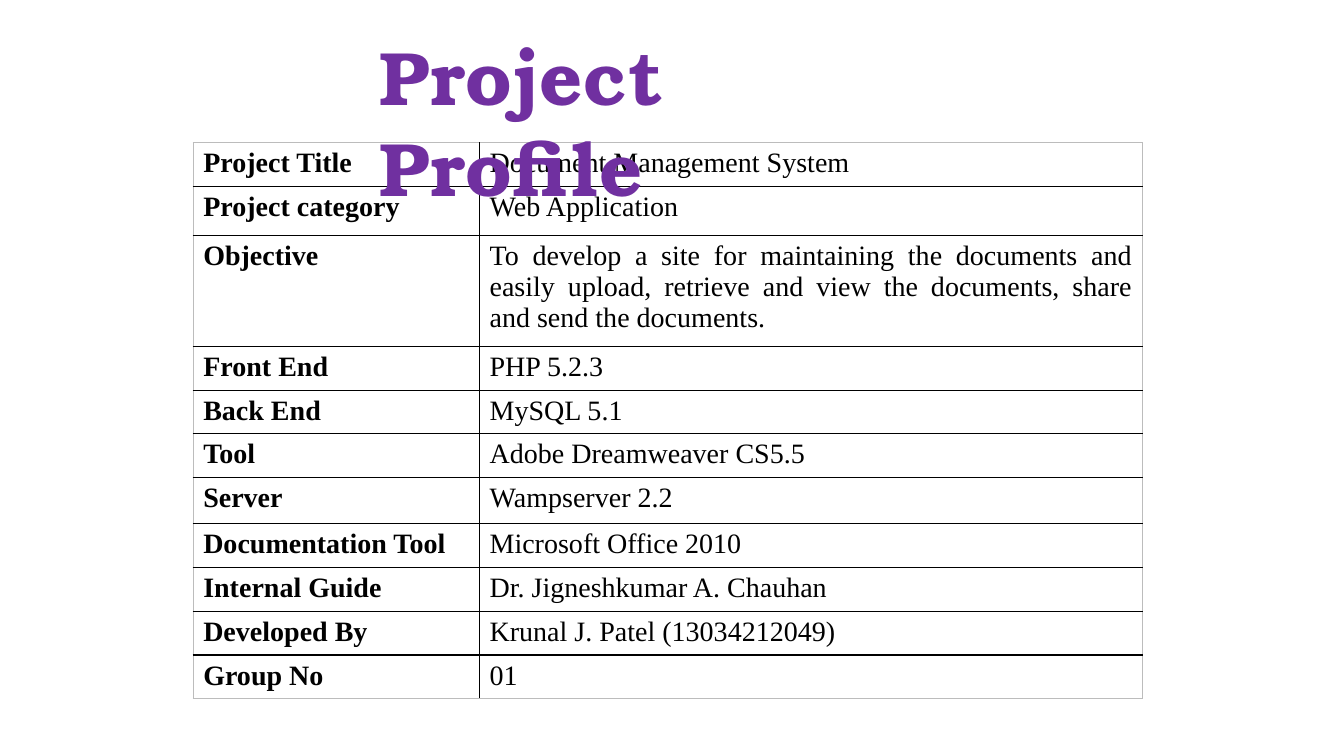
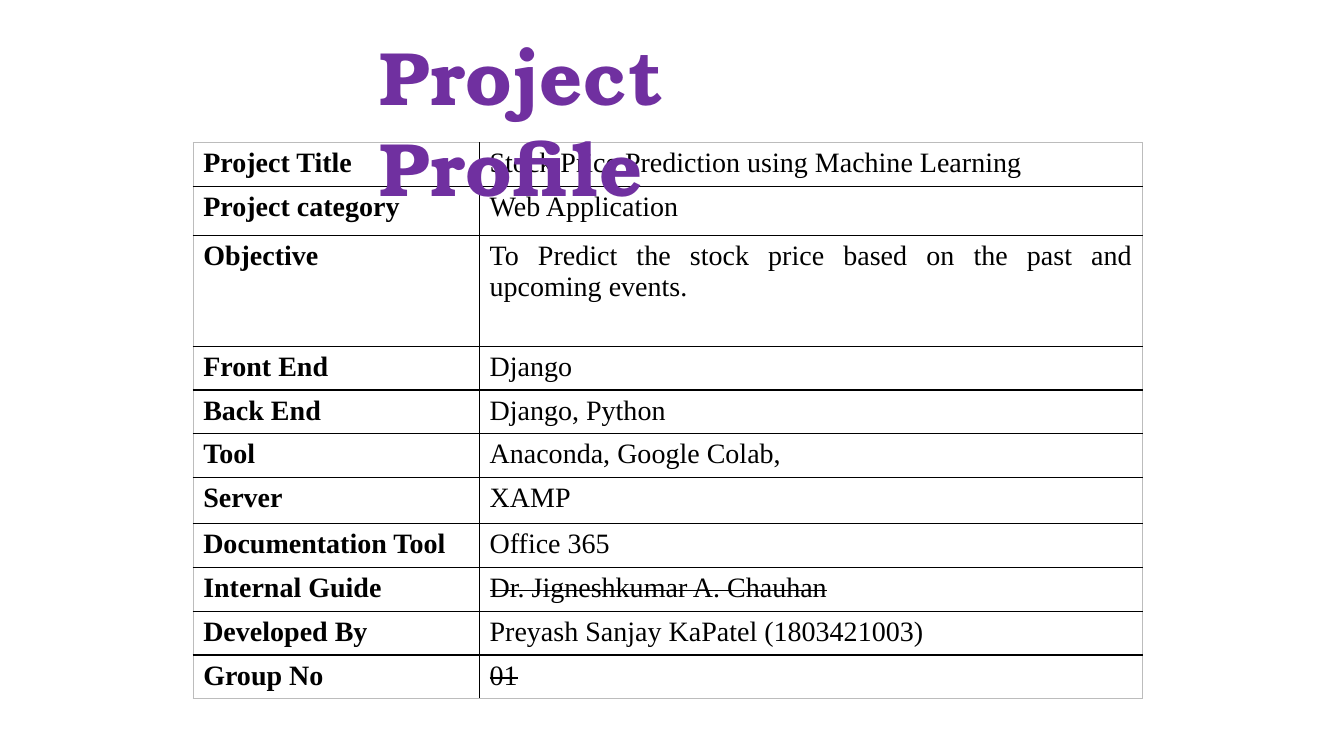
Before and after one commit to preyash2047/Stock_Price_Prediction, a slide deck: slide 3 of Project Presentation/PPT demo first presentation 26 12 2020.pptx. Drawn at 1344x756 pixels with LibreOffice and Linux fonts; fonts in the diff are those of the drawing. Boxes give left, top, right and bottom in pixels: in the first picture for what was removed or moved away, otherwise in the second. Text is boxed around its words. In the diff, an @@ line names an element or a change of style, - is before the commit and + after.

Commit message:
up

```diff
--- a/Project Presentation/PPT demo first presentation 26 12 2020.pptx
+++ b/Project Presentation/PPT demo first presentation 26 12 2020.pptx
@@ table at box(194, 143, 1143, 699) @@
-row 1, column 2: Document Management System
+row 1, column 2: Stock Price Prediction using Machine Learning
-row 3, column 2: To develop a site for maintaining the documents and easily upload, retrieve and view the documents, share and send the documents.
+row 3, column 2: To Predict the stock price based on the past and upcoming events.
-row 4, column 2: PHP 5.2.3
+row 4, column 2: Django
-row 5, column 2: MySQL 5.1
+row 5, column 2: Django, Python
-row 6, column 2: Adobe Dreamweaver CS5.5
+row 6, column 2: Anaconda, Google Colab,
-row 7, column 2: Wampserver 2.2
+row 7, column 2: XAMP
-row 8, column 2: Microsoft Office 2010
+row 8, column 2: Office 365
-row 10, column 2: Krunal J. Patel (13034212049)
+row 10, column 2: Preyash Sanjay KaPatel (1803421003)
@@ strikethrough on in "Dr. Jigneshkumar A. Chauhan", "01" @@
```
Also in this commit, not shown: 1 other slide changed.
